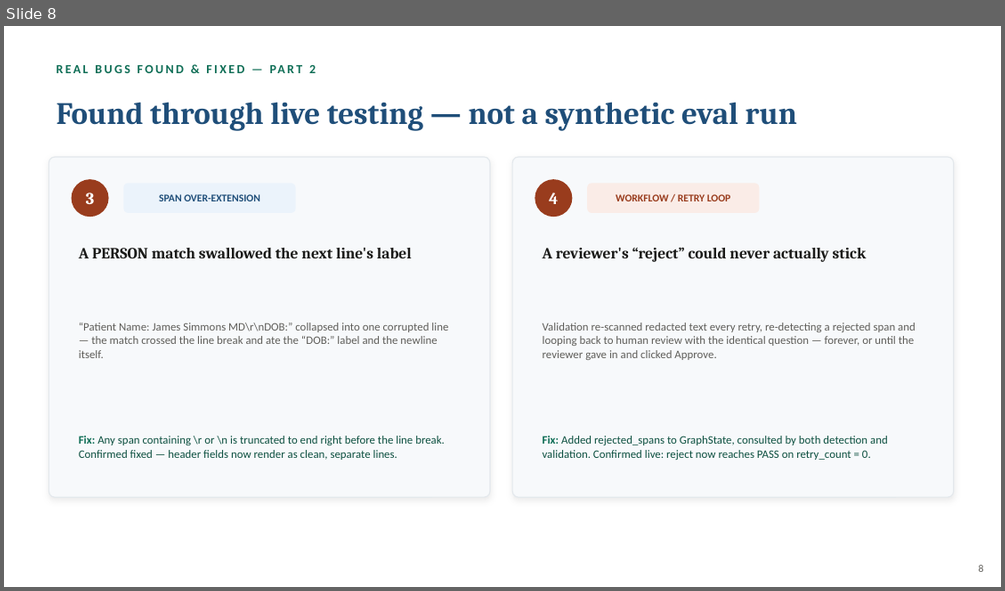
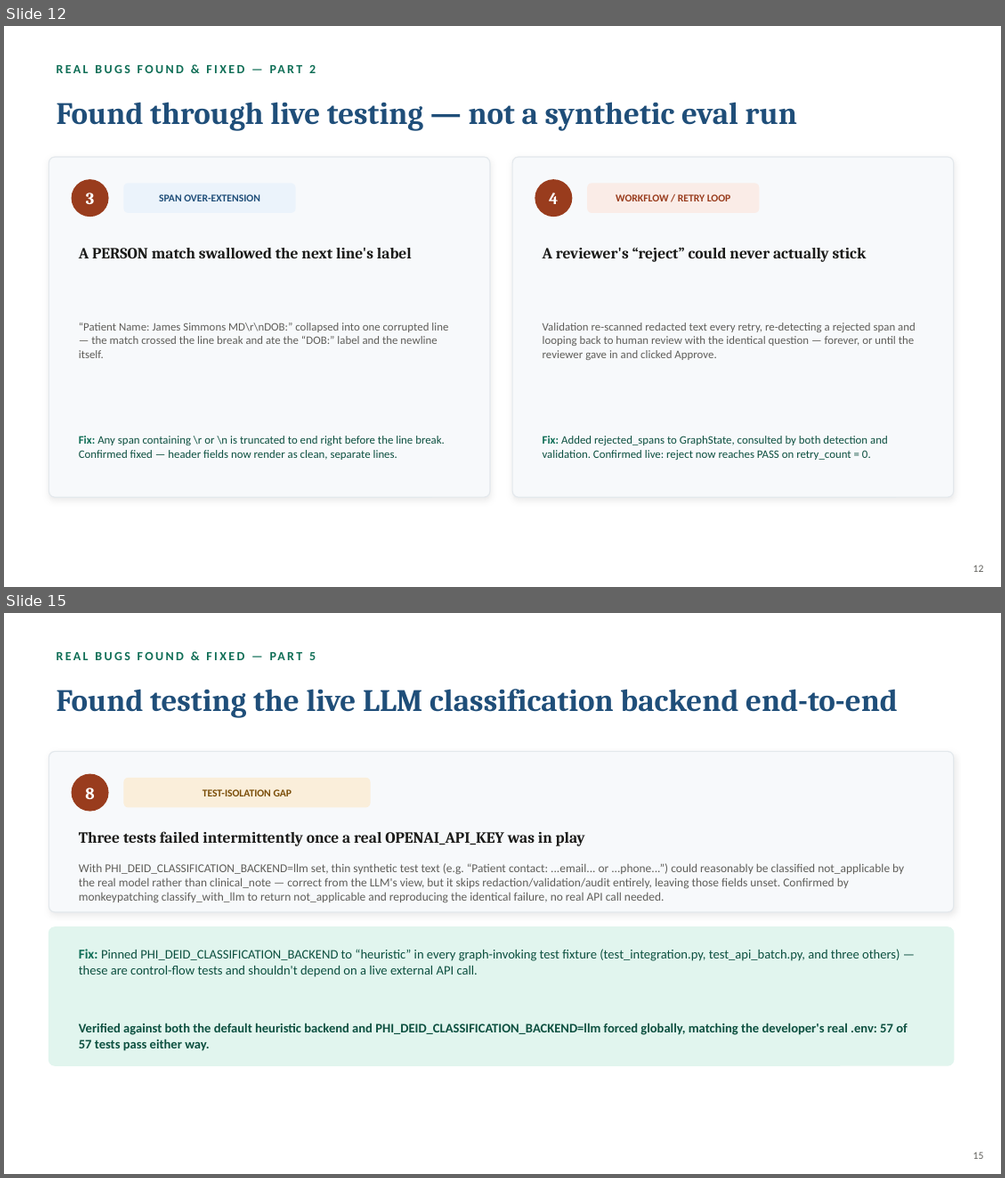
Before and after one commit to Ramya192/phi-deidentification, a slide deck: Capstone_Presentation.pptx. Shown one above the other, each under a label of ours: slide 8 before the commit, slides 12 and 15 after it; the slides between them are not shown. The pictures are 1005x591 and 1005x1178 pixels, drawn with LibreOffice and Linux fonts; fonts in the diff are those of the drawing. Boxes give left, top, right and bottom in pixels: in the first picture for what was removed or moved away, otherwise in the second. Text is boxed around its words. In the diff, an @@ line names an element or a change of style, - is before the commit and + after.

```diff
--- a/Capstone_Presentation.pptx
+++ b/Capstone_Presentation.pptx
@@ slide 15 added at bbox=[4, 613, 1001, 1174], background #FFFFFF @@
@@ text added at bbox=[309, 652, 316, 660], 12 pt, text #0F6E56, bold @@
+REAL BUGS FOUND & FIXED — PART 5
@@ text added at bbox=[57, 689, 898, 718], 30 pt, text #1F4E79, bold @@
+Found testing the live LLM classification backend end-to-end
@@ rounded rectangle added at bbox=[48, 751, 954, 912], fill #F7F9FB, outline #E3E8EC 1 pt @@
@@ ellipse added at bbox=[72, 774, 109, 811], fill #993C1D @@
@@ text added at bbox=[85, 787, 94, 799], 16 pt, text #FFFFFF, bold @@
+8
@@ rounded rectangle added at bbox=[123, 778, 371, 807], fill #FAEEDA @@
@@ text added at bbox=[202, 789, 292, 796], 10 pt, text #7A4D08, bold @@
+TEST-ISOLATION GAP
@@ text added at bbox=[79, 831, 585, 846], 15 pt, text #1A1A18, bold @@
+Three tests failed intermittently once a real OPENAI_API_KEY was in play
@@ text added at bbox=[79, 863, 904, 903], 11.5 pt, text #5F5E5A @@
+With PHI_DEID_CLASSIFICATION_BACKEND=llm set, thin synthetic test text (e.g. “Patient contact: ...email... or ...phone...”) could reasonably be classified not_applicable by the real model rather than clinical_note — correct from the LLM's view, but it skips redaction/validation/audit entirely, leaving those fields unset. Confirmed by monkeypatching classify_with_llm to return not_applicable and reproducing the identical failure, no real API call needed.
@@ rounded rectangle added at bbox=[48, 927, 954, 1065], fill #E1F5EE, outline #E1F5EE 1 pt @@
@@ text added at bbox=[79, 949, 899, 977], 12.5 pt, text #0D5040 @@
+Fix: Pinned PHI_DEID_CLASSIFICATION_BACKEND to “heuristic” in every graph-invoking test fixture (test_integration.py, test_api_batch.py, and three others) — these are control-flow tests and shouldn't depend on a live external API call.
@@ text added at bbox=[79, 1022, 906, 1051], 12.5 pt, text #0D5040, bold @@
+Verified against both the default heuristic backend and PHI_DEID_CLASSIFICATION_BACKEND=llm forced globally, matching the developer's real .env: 57 of 57 tests pass either way.
@@ text added at bbox=[973, 1151, 984, 1159], 10 pt, text #5F5E5A @@
+15
@@ what was slide 8 is now slide 12 @@
@@ slide 12 changed as well @@
@@ text at bbox=[973, 564, 984, 572]: text changed @@
-8
+12
```
Also in this commit, not shown: 9 other slides changed, 6 other slides added, 46 other files.
